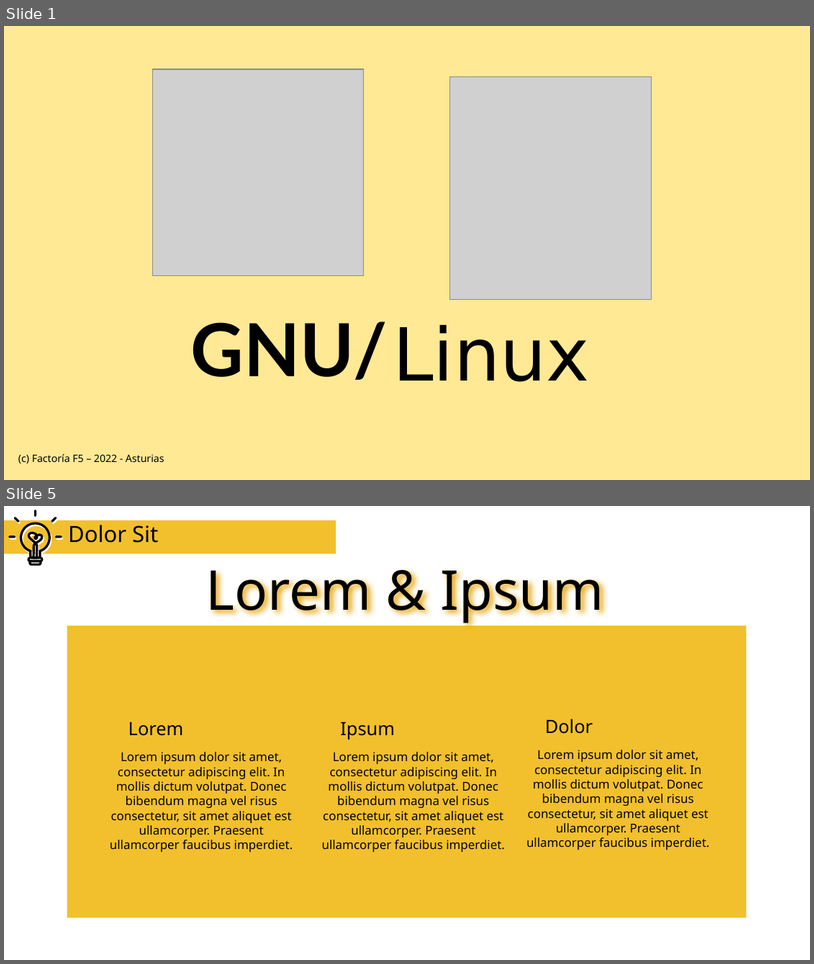
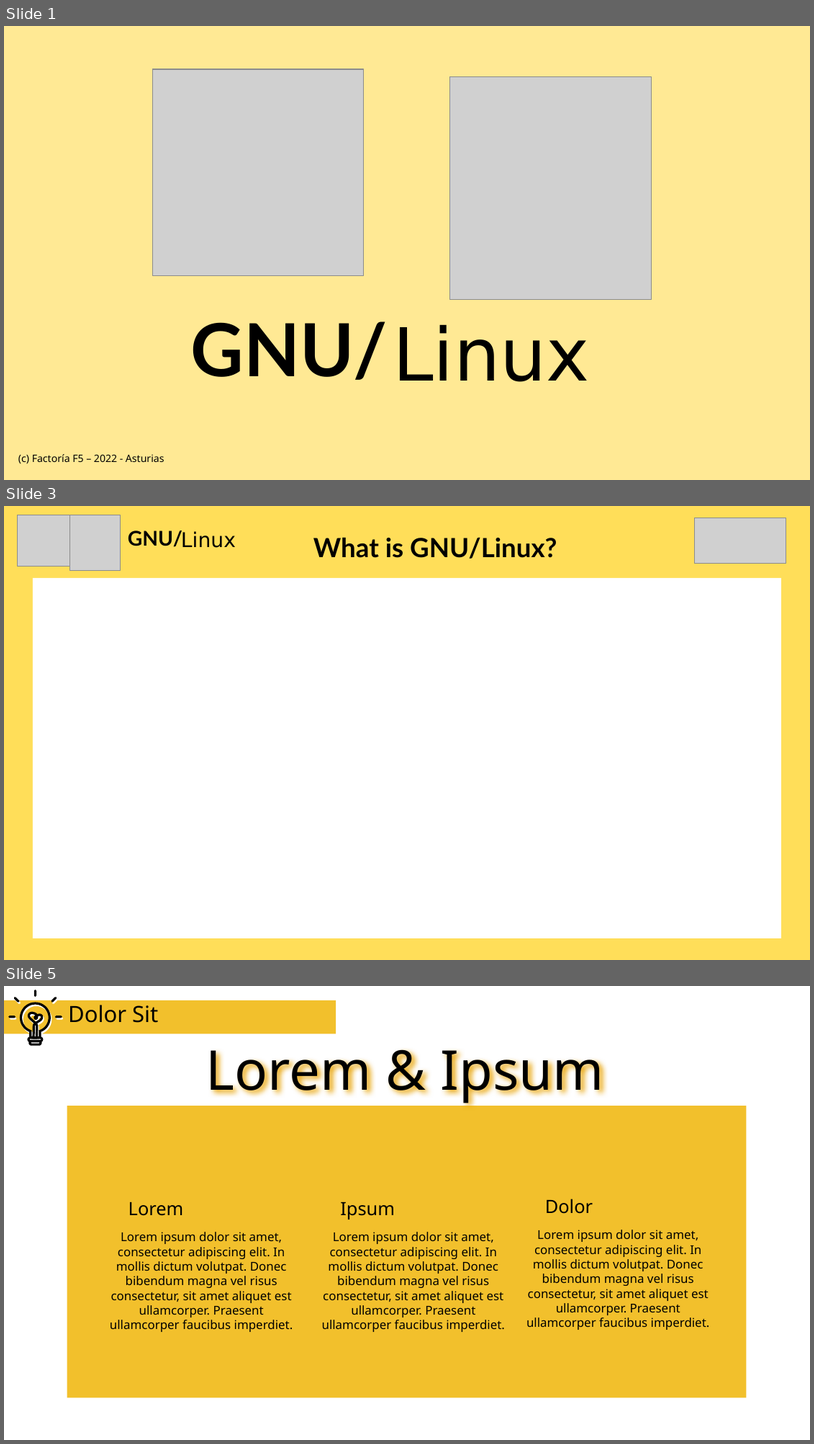
Before and after one commit to marioastur/pildora_linux, a slide deck: presentacion_linux.odp. Shown one above the other, each under a label of ours: slides 1 and 5 before the commit, slides 1, 3 and 5 after it; the slides between them are not shown. The pictures are 814x964 and 814x1444 pixels, drawn with LibreOffice and Linux fonts; fonts in the diff are those of the drawing; grey boxes stand for pictures. Boxes give left, top, right and bottom in pixels: in the first picture for what was removed or moved away, otherwise in the second. Text is boxed around its words. In the diff, an @@ line names an element or a change of style, - is before the commit and + after.

```diff
--- a/presentacion_linux.odp
+++ b/presentacion_linux.odp
@@ slide 3 added at box(4, 506, 810, 960), background #FFDE59 @@
@@ picture added at box(17, 515, 70, 566) @@
@@ picture added at box(70, 515, 121, 570) @@
@@ picture added at box(695, 518, 787, 563) @@
@@ title added at box(128, 530, 183, 547), 20 pt, text #000000, bold @@
+GNU/
@@ title added at box(181, 530, 236, 548), 20 pt, text #000000 @@
+Linux
@@ text added at box(314, 537, 557, 559), 26 pt, text #000000, bold @@
+What is GNU/Linux?
@@ rectangle added at box(33, 578, 782, 938), fill #FFFFFF @@
```
Also in this commit, not shown: 6 slides changed, 1 slide removed, 2 other files.
